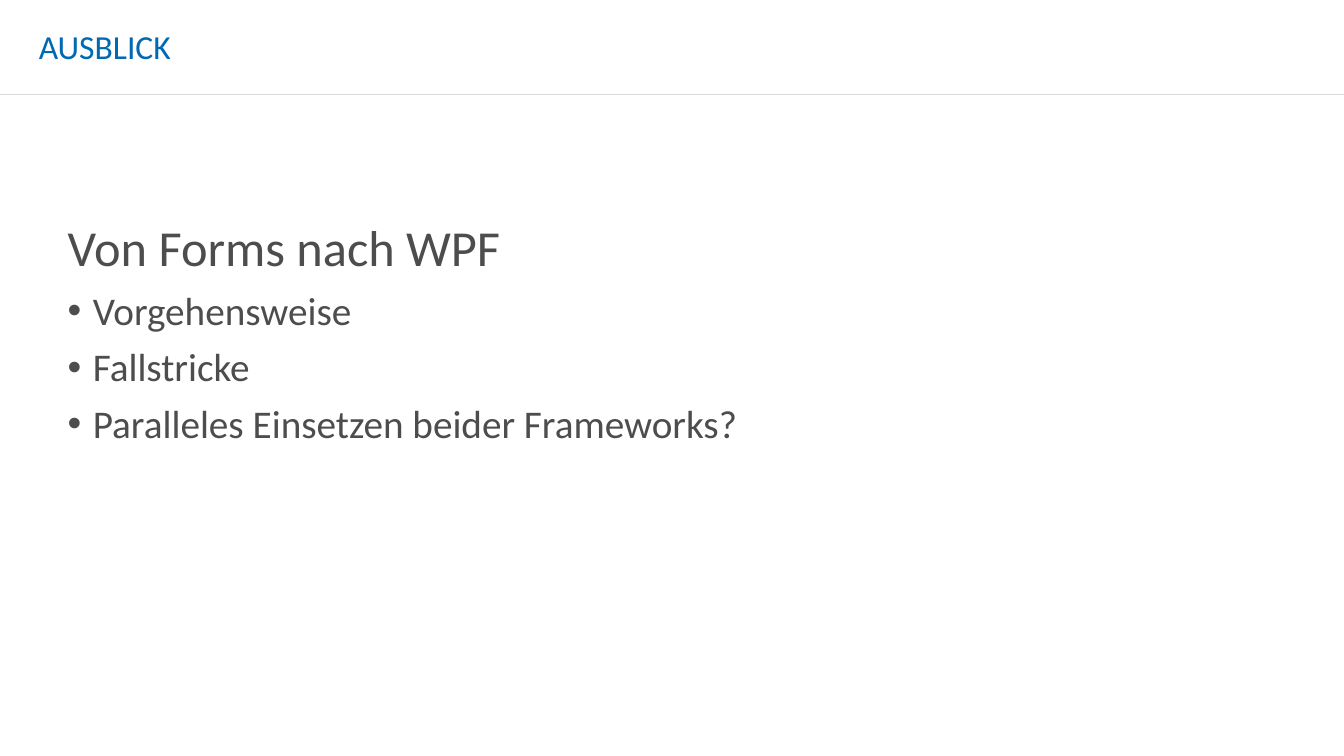
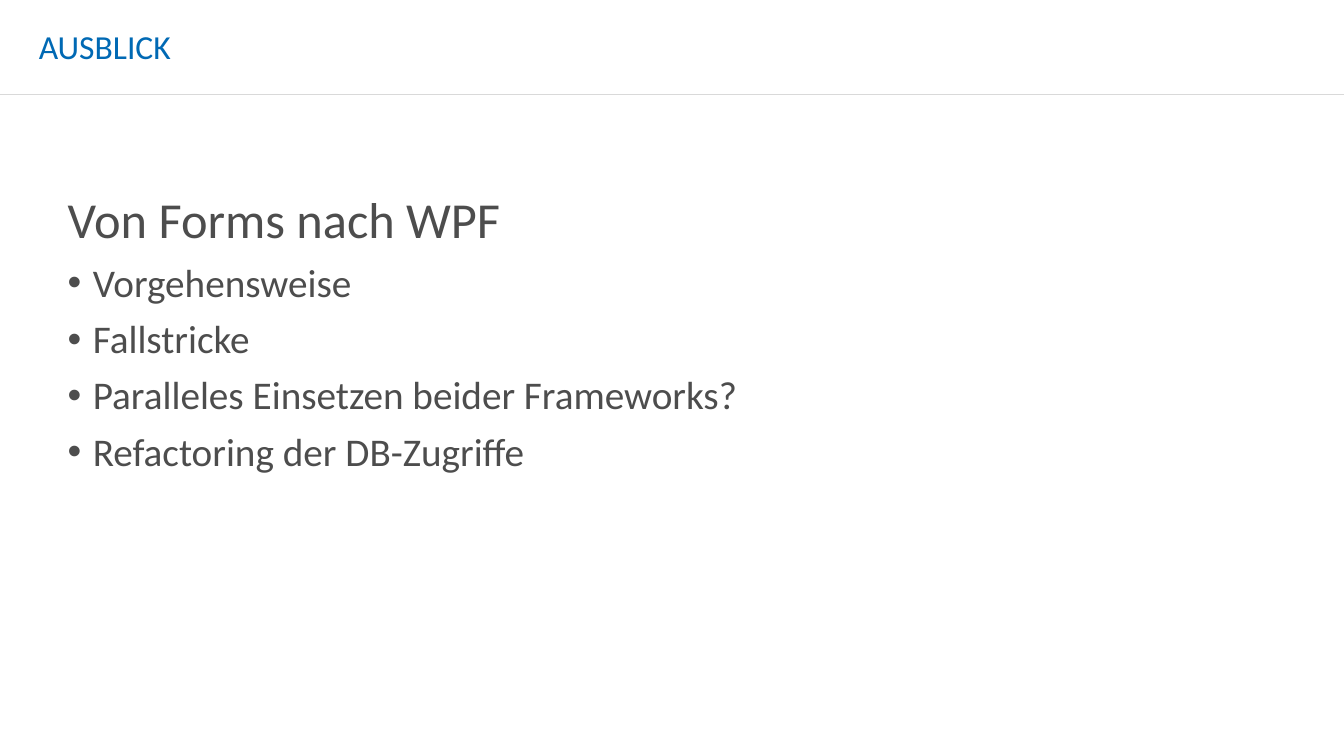
Before and after one commit to Slesa/Playground, a slide deck: slide 33 of sketches/workshop/SoftwareTesting.pptx (slide 31 before the commit). Drawn at 1344x756 pixels with LibreOffice and Linux fonts; fonts in the diff are those of the drawing; background and template pictures are left out. Boxes give left, top, right and bottom in pixels: in the first picture for what was removed or moved away, otherwise in the second. Text is boxed around its words. In the diff, an @@ line names an element or a change of style, - is before the commit and + after.

```diff
--- a/sketches/workshop/SoftwareTesting.pptx
+++ b/sketches/workshop/SoftwareTesting.pptx
@@ text at [93, 439, 524, 473]: paragraph added @@
+• Refactoring der DB-Zugriffe
```
Also in this commit, not shown: 4 other slides changed, 2 slides added, 3 other files.
